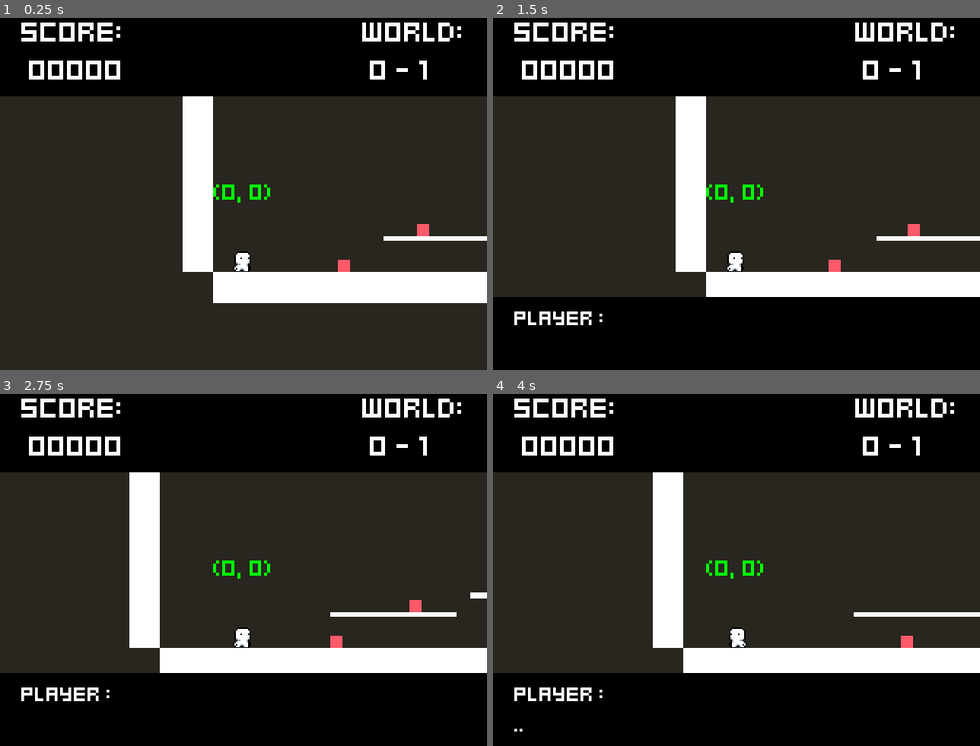
Above: before the commit, frames 1-4 (two rows, left to right).
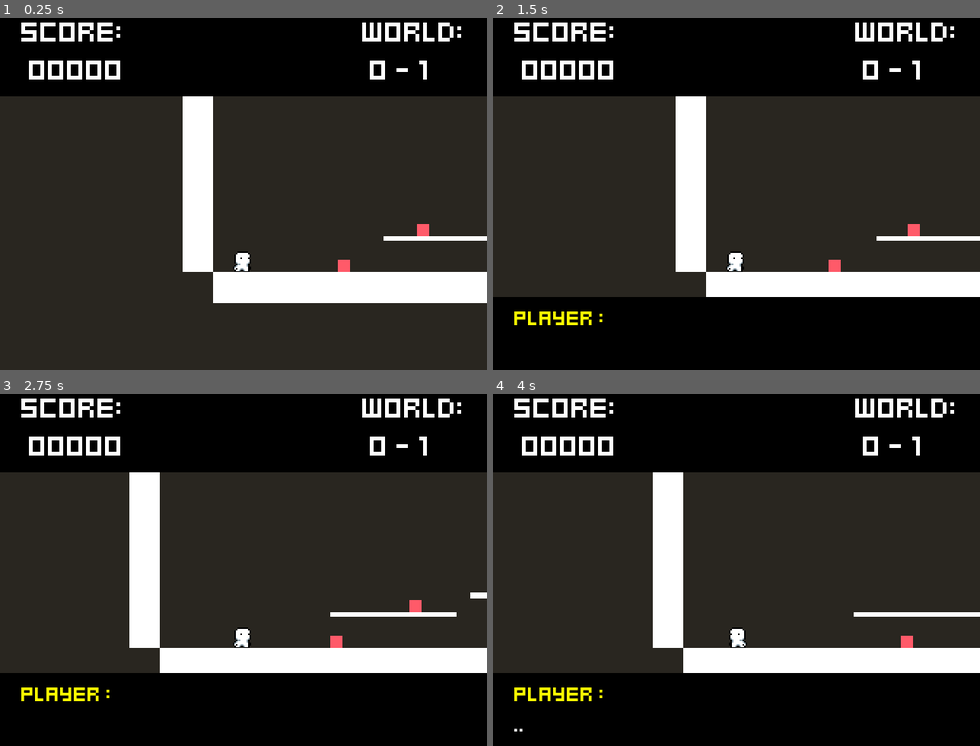
Above: after the commit, the same moments.

Repository: Schweem/AltPlatformMovement
Game: Godot game, scene res://scenes/maps/mainScene.tscn
The game is run twice, just before and just after one commit, with the same random seed, the same clock (stepped at 60 frames per second) and the same inputs.
Inputs:
- Up to frame 1 (0.25 s): no input
- Up to frame 2 (1.5 s): hold Right (ui_right) 0.53-1.28 s; tap Z (interact) at 0.6, 1.35 s; hold Down (ui_down) from 1.28 s (still down)
- Up to frame 3 (2.75 s): release Down (ui_down) at 2.03 s; hold Right (ui_right) from 2.03 s (still down); tap Z (interact) at 2.1 s
- Up to frame 4 (4 s): release Right (ui_right) at 2.78 s; hold Up (ui_up) 2.78-3.53 s; tap Z (interact) at 2.85, 3.6 s; hold Left (ui_left) from 3.53 s (still down)

The runs differ from the first frame. In frame 1, 0.2% of the frame differs, in the area x 43-56%, y 47-53%; in frame 2, 0.6%, in the area x 4-56%, y 47-88%; in frame 3, 0.6%; in frame 4, 0.6%.

Commit message:
TWEAKS n Comments
+ comments on new stuff because read
- collision shape on player object, we use RAYCASTS HERE (and have been i dont know why this was here it did literally nothing)

Diff:
--- a/floatTesting/scenes/mainPlayer.tscn
+++ b/floatTesting/scenes/mainPlayer.tscn
@@ -15,9 +15,6 @@
 "name": &"idle",
 "speed": 5.0
 }]
-
-[sub_resource type="RectangleShape2D" id="RectangleShape2D_p2gw7"]
-size = Vector2(16, 16)
 
 [node name="playerAnchor" type="Node2D"]
 
@@ -40,9 +37,6 @@
 texture_filter = 1
 sprite_frames = SubResource("SpriteFrames_0nhd1")
 animation = &"idle"
-
-[node name="CollisionShape2D" type="CollisionShape2D" parent="CharacterBody2D"]
-shape = SubResource("RectangleShape2D_p2gw7")
 
 [node name="wallCast" type="RayCast2D" parent="CharacterBody2D"]
 target_position = Vector2(16, 0)
@@ -82,6 +76,7 @@
 collide_with_bodies = false
 
 [node name="RichTextLabel" type="RichTextLabel" parent="CharacterBody2D"]
+visible = false
 z_index = 2
 texture_filter = 1
 offset_left = -20.0
--- a/floatTesting/scenes/uiController.gd
+++ b/floatTesting/scenes/uiController.gd
@@ -44,9 +44,8 @@
 	scoreLabel.text = "SCORE:\n %05d" % [score]
 
 func toggleDialouge():
-	print('begin')
 	if !talking:
-		var interactions : int = 0
+		var interactions : int = 0 # dialouge counter
 		if currentTalk != null:
 			speak(currentTalk, interactions)
 	else:
@@ -55,24 +54,35 @@
 		dialougeLabel.text = ""
 		speakerLabel.text = ""
 
+# func -- speak
+# args -- conversation dictionary, start index (prob 0)
+#
+# Begin, progress, and end dialouge. Can change word and pause speed.
 func speak(conversation, interactions):
-	talking = true
-	dialougeBox.visible = true
-	print("enter speak")
-	speakerLabel.text = conversation.values()[interactions] + " :"
+	talking = true # set talking true
+	dialougeBox.visible = true # enable the ui component
+	speakerLabel.text = conversation.values()[interactions] + " :" # grab the speaker from conversation dict
+
+	var actor : String = speakerLabel.text.split(" ")[0]
+	if actor == "PLAYER":
+		speakerLabel.modulate = Color(1,1,0)
+	else:
+		speakerLabel.modulate = Color(1,1,1)
+
 	await get_tree().create_timer(advanceDelay).timeout # pause once done
-	for letter in conversation.keys()[interactions]:
+
+	for letter in conversation.keys()[interactions]: # iterate through each letter of the dialouge
 		if talking:
-			print('newletter')
 			dialougeLabel.text += letter
-			await get_tree().create_timer(breath).timeout
+			await get_tree().create_timer(breath).timeout # timer for typeout effect
 		else:
-			print('escaping')
-			return
+			return # kill if talking is false
+
 	await get_tree().create_timer(advanceDelay).timeout # pause once done
-	if conversation.size() - 1 > interactions:
-		interactions = interactions + 1
-		dialougeLabel.text = ""
-		speak(currentTalk, interactions)
+
+	if conversation.size() - 1 > interactions: # if there are more dialouges
+		interactions = interactions + 1 # increment interaction counter
+		dialougeLabel.text = "" # reset text
+		speak(currentTalk, interactions) # start next one
 	else:
-		toggleDialouge()
+		toggleDialouge() # otherwise turn it all off
--- a/floatTesting/scripts/playerController.gd
+++ b/floatTesting/scripts/playerController.gd
@@ -88,9 +88,11 @@
 	coordText.text = str(position)
 	# grab movement direction
 	dir = Input.get_axis("ui_left", "ui_right")
+
 	if dir != 0: #dont update if zero
 		wallMark.target_position.x = 16 * dir # update raycast direction
 		sprite.scale.x = dir
+
 	if wallMark.is_colliding():
 		if wallMark.get_collider != null:
 			if wallMark.get_collider().is_in_group("walls"):
@@ -164,6 +166,7 @@
 			if collider != null:
 				if collider.is_in_group("walls"): # with the walls + floor
 					var distance = floor(position.y - botCheckRay.get_collision_point().y) # calculate distance to point
+
 					if distance < 0: # more than 0?
 						grounded = true # we are grounded
 						lerp(worldSpace.position.y, worldSpace.position.y + distance, 0.1) # quickly adjust worldspace by distance
@@ -172,12 +175,14 @@
 					if activeCollisions < botColArray.size(): # increment collision counter
 						activeCollisions += 1
 						break # move to next ray
+
 				elif botCheckRay.is_colliding() and collider.is_in_group("enemy"):
 					worldSpace.position.y += JUMPHEIGHT
 					var target = collider.get_parent().get_parent()
 					target.queue_free()
 					dialougeController.score += 1 #TODO -- hook this up to a score manager
 					dialougeController.speak({"woah" : "PLAYER"}, 0) #TODO -- hook this up to a manager too (placeholder though)
+
 		else: # not colliding
 			if activeCollisions > 0:
 				activeCollisions -= 1 # remove collision status
Not shown: 1 places in floatTesting/scenes/mainPlayer.tscn that only renumber resources
